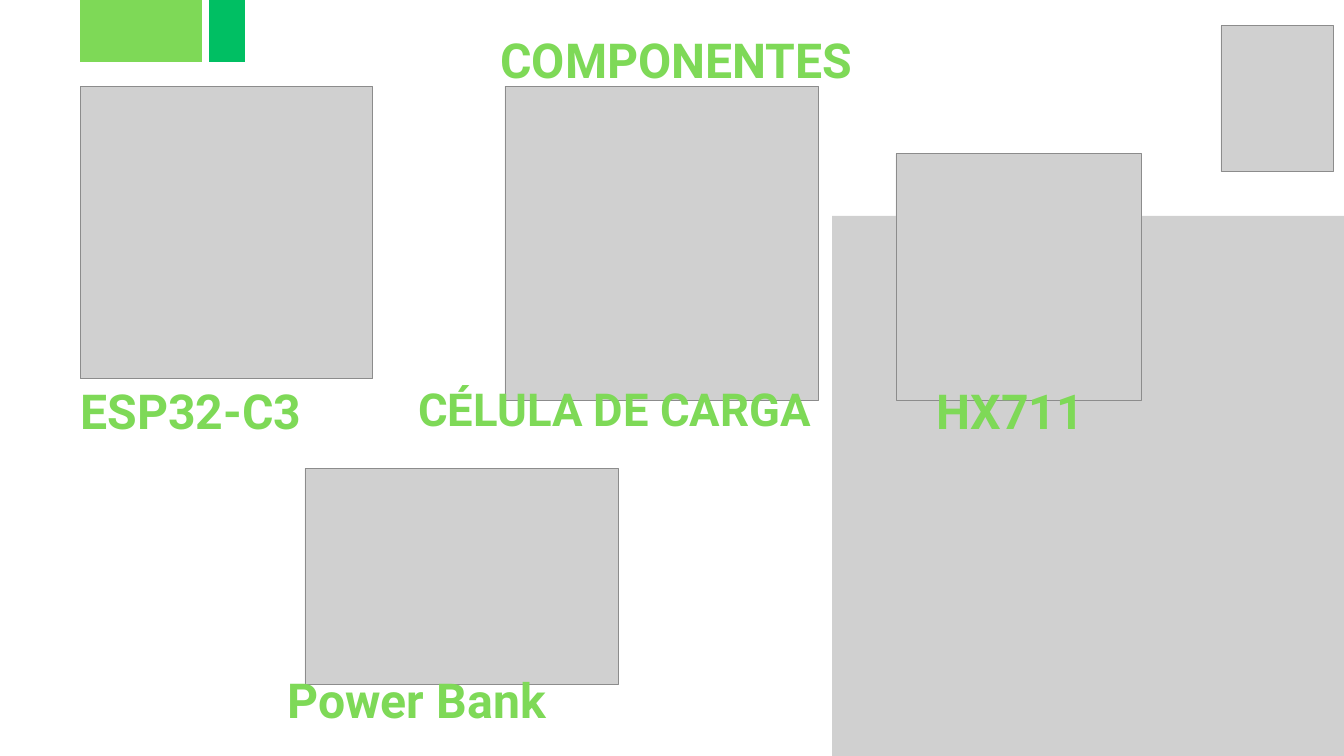
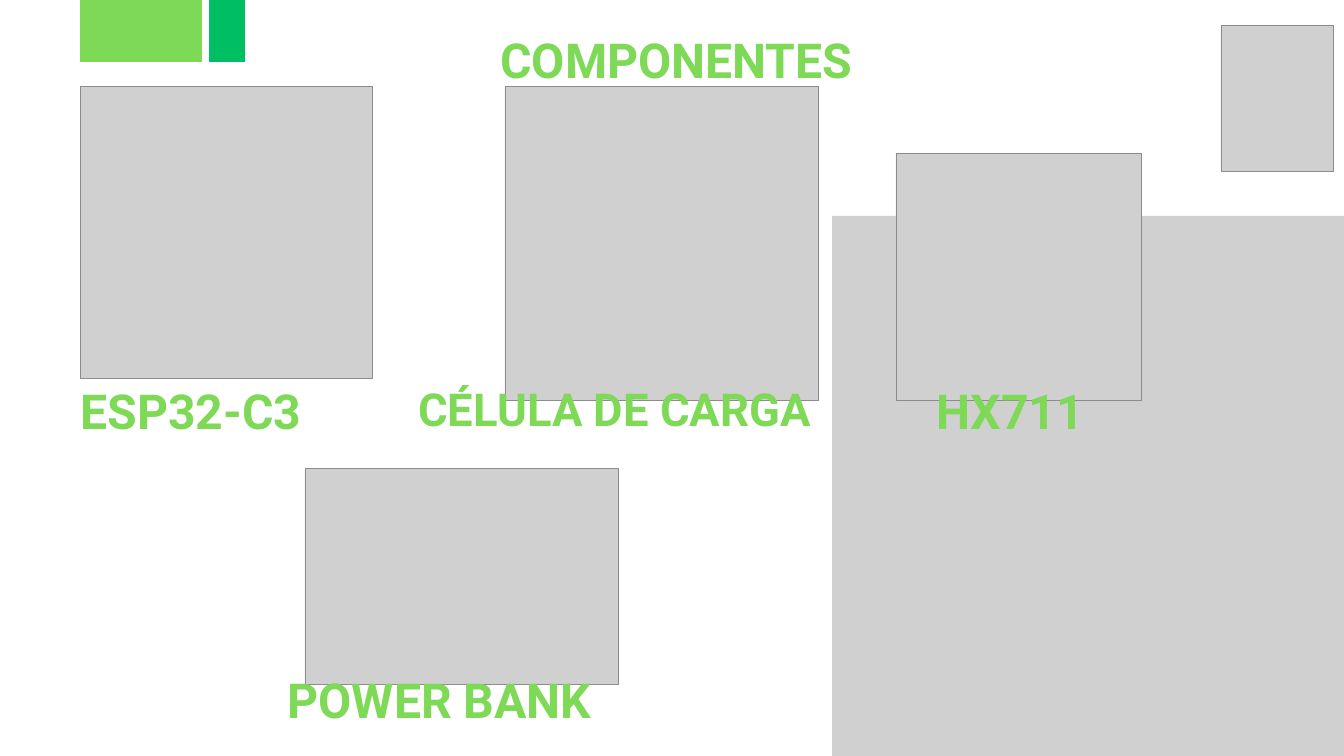
Before and after one commit to FatecFranca/DSM-G06-PI4-2025-2, a slide deck: slide 16 of 2-Apresentação-PI-4-Semestre.pptx (slide 13 before the commit). Drawn at 1344x756 pixels with LibreOffice and Linux fonts; fonts in the diff are those of the drawing; grey boxes stand for pictures. Boxes give left, top, right and bottom in pixels: in the first picture for what was removed or moved away, otherwise in the second. Text is boxed around its words. In the diff, an @@ line names an element or a change of style, - is before the commit and + after.

```diff
--- a/2-Apresentação-PI-4-Semestre.pptx
+++ b/2-Apresentação-PI-4-Semestre.pptx
@@ text at box(288, 675, 592, 730): text changed @@
-Power Bank
+POWER BANK
```
Also in this commit, not shown: 2 other slides changed, 3 slides added, 5 slides removed, 40 other files.
